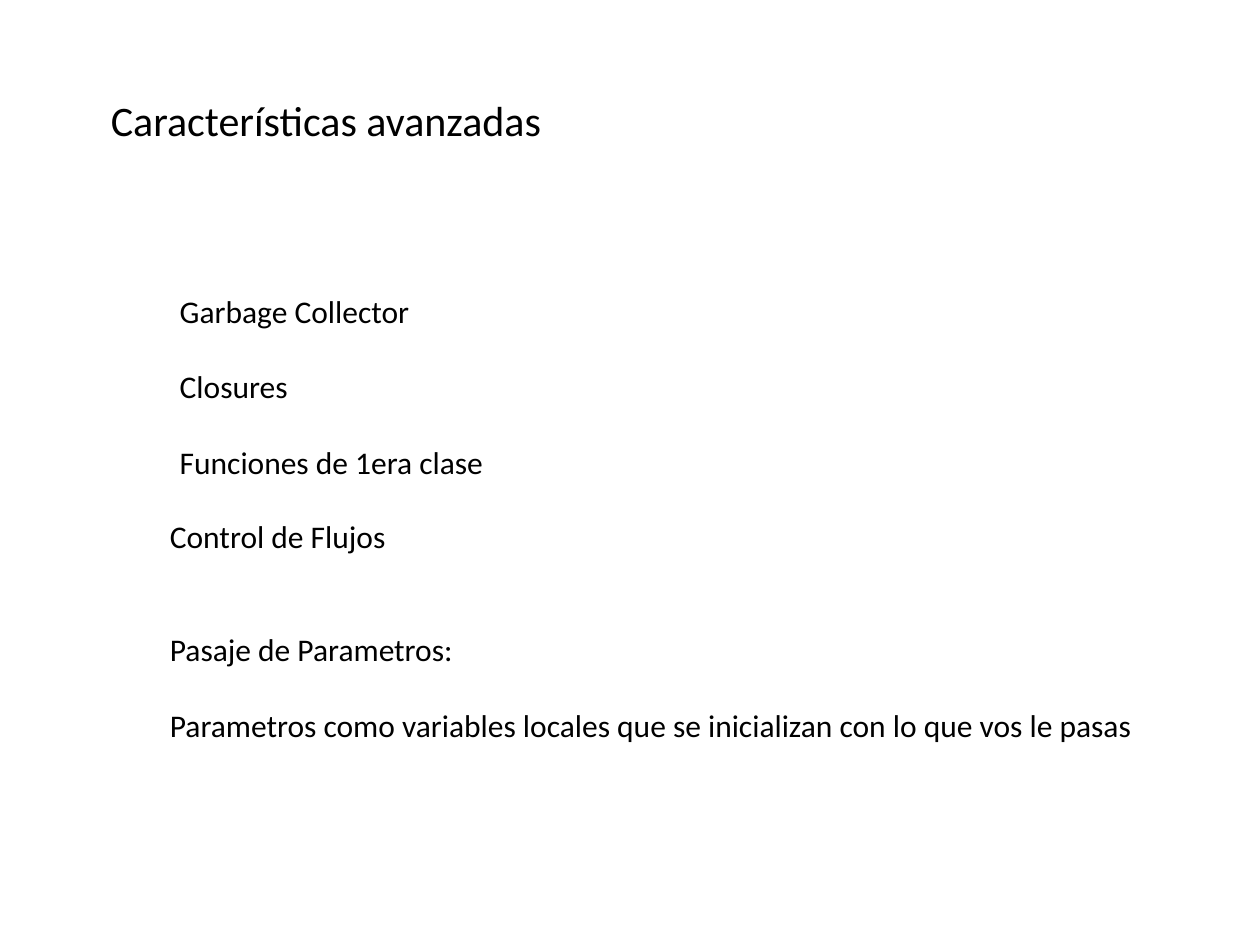
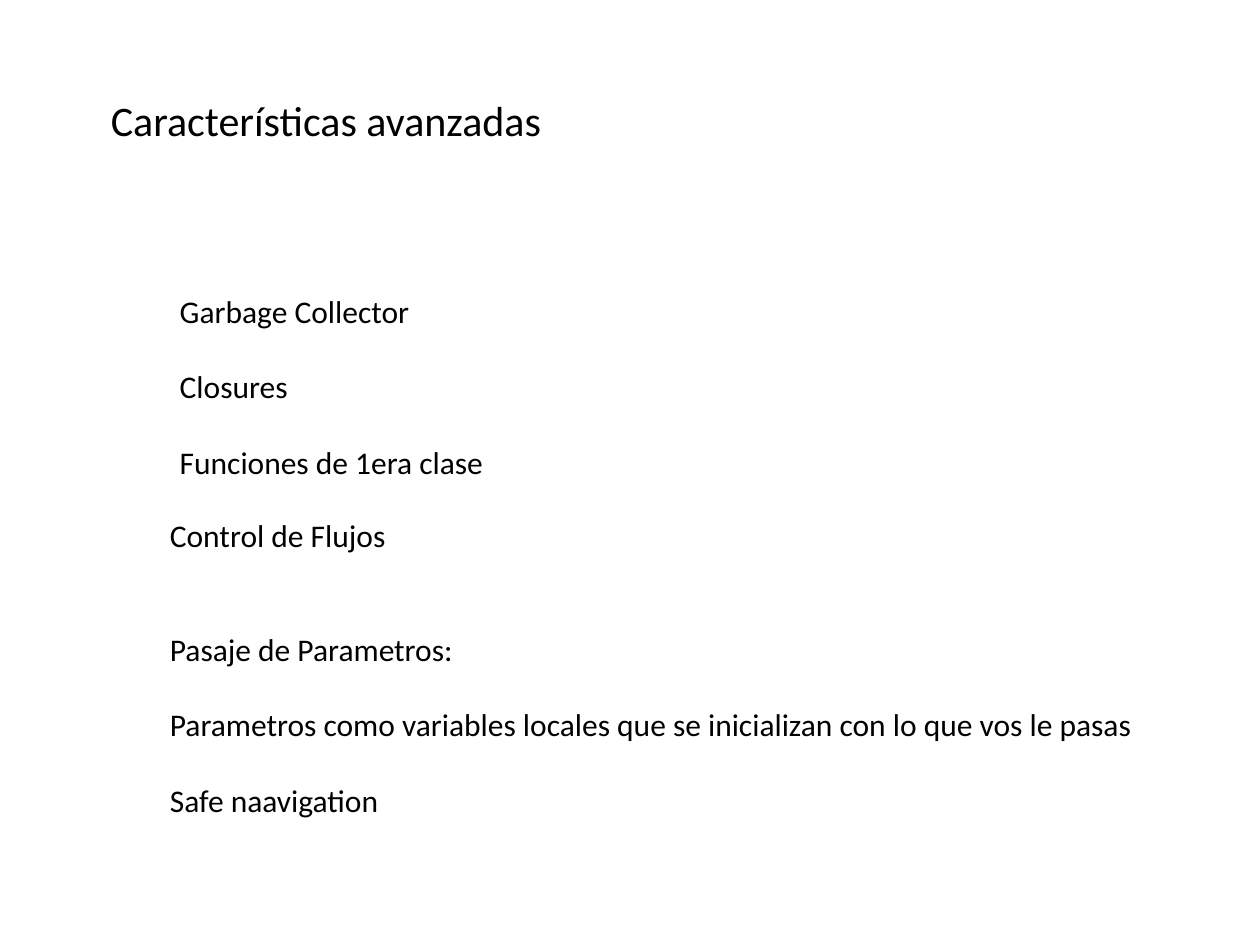
Before and after one commit to Santiago39353535/TDL, a slide deck: slide 11 of LUA.pptx (slide 9 before the commit). Drawn at 1260x945 pixels with LibreOffice and Linux fonts; fonts in the diff are those of the drawing; background and template pictures are left out. Boxes give left, top, right and bottom in pixels: in the first picture for what was removed or moved away, otherwise in the second. Text is boxed around its words. In the diff, an @@ line names an element or a change of style, - is before the commit and + after.

```diff
--- a/LUA.pptx
+++ b/LUA.pptx
@@ text at [170,790,378,818]: paragraph added @@
+Safe naavigation
```
Also in this commit, not shown: 3 other slides changed, 3 slides added, 1 slide removed, 1 other file.
